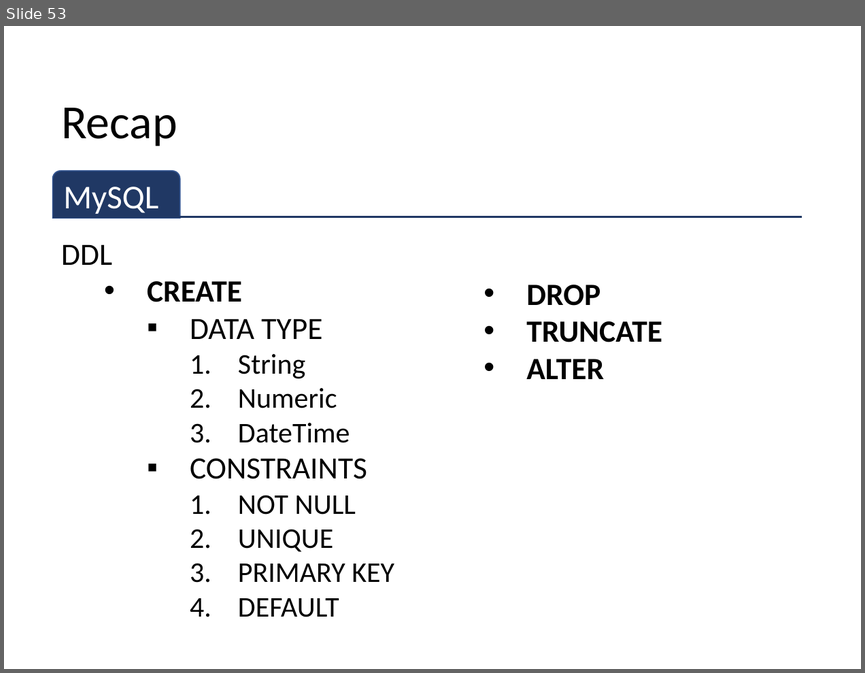
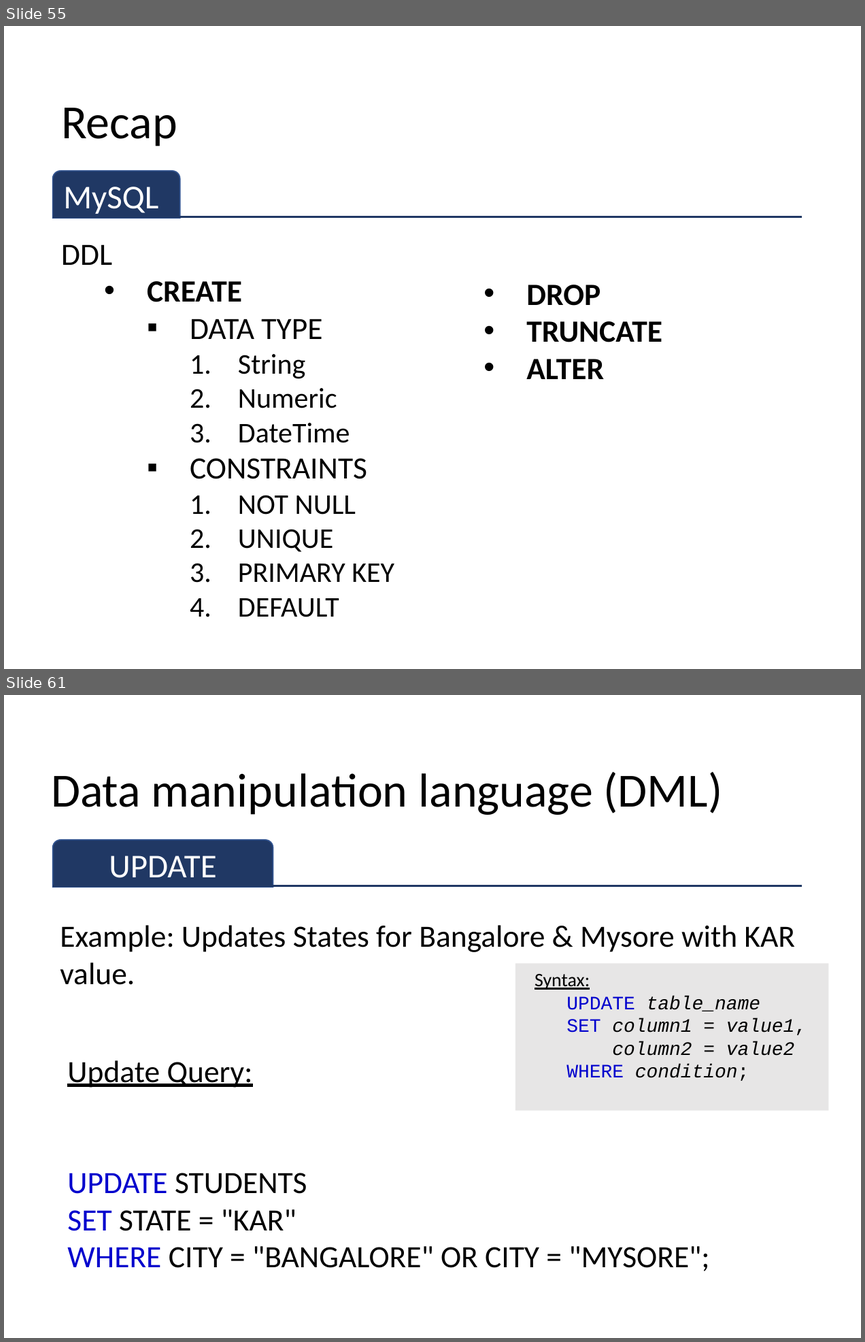
Before and after one commit to sitmbadept/sitmbadept.github.io, a slide deck: 2023/UNIT_2/WIP/UNIT-2-PART-1.pptx. Shown one above the other, each under a label of ours: slide 53 before the commit, slides 55 and 61 after it; the slides between them are not shown. The pictures are 865x673 and 865x1342 pixels, drawn with LibreOffice and Linux fonts; fonts in the diff are those of the drawing. Boxes give left, top, right and bottom in pixels: in the first picture for what was removed or moved away, otherwise in the second. Text is boxed around its words. In the diff, an @@ line names an element or a change of style, - is before the commit and + after.

```diff
--- a/2023/UNIT_2/WIP/UNIT-2-PART-1.pptx
+++ b/2023/UNIT_2/WIP/UNIT-2-PART-1.pptx
@@ slide 61 added at (4,695,861,1338), background #FFFFFF @@
@@ title added at (51,772,723,815), 40 pt, text #000000 @@
+Data manipulation language (DML)
@@ round same rect added at (53,840,273,887), fill #203864, outline #325491 1 pt, 28 pt, text #FFFFFF @@
+UPDATE
@@ line added from (53, 886) to (802, 886), #203864 1.5 pt @@
@@ text added at (60,925,795,985), 26 pt, text #000000 @@
+Example: Updates States for Bangalore & Mysore with KAR value.
@@ rectangle added at (515,963,829,1110), fill #E7E6E6, 16 pt, text #000000, italic @@
+Syntax:
+  UPDATE table_name
+  SET column1 = value1,
+  column2 = value2
+  WHERE condition;
@@ text added at (67,1060,709,1271), 26 pt, text #000000 @@
+Update Query:
+UPDATE STUDENTS
+SET STATE = "KAR"
+WHERE CITY = "BANGALORE" OR CITY = "MYSORE";
@@ what was slide 53 is now slide 55 @@
```
Also in this commit, not shown: 3 slides changed, 39 other slides added.
